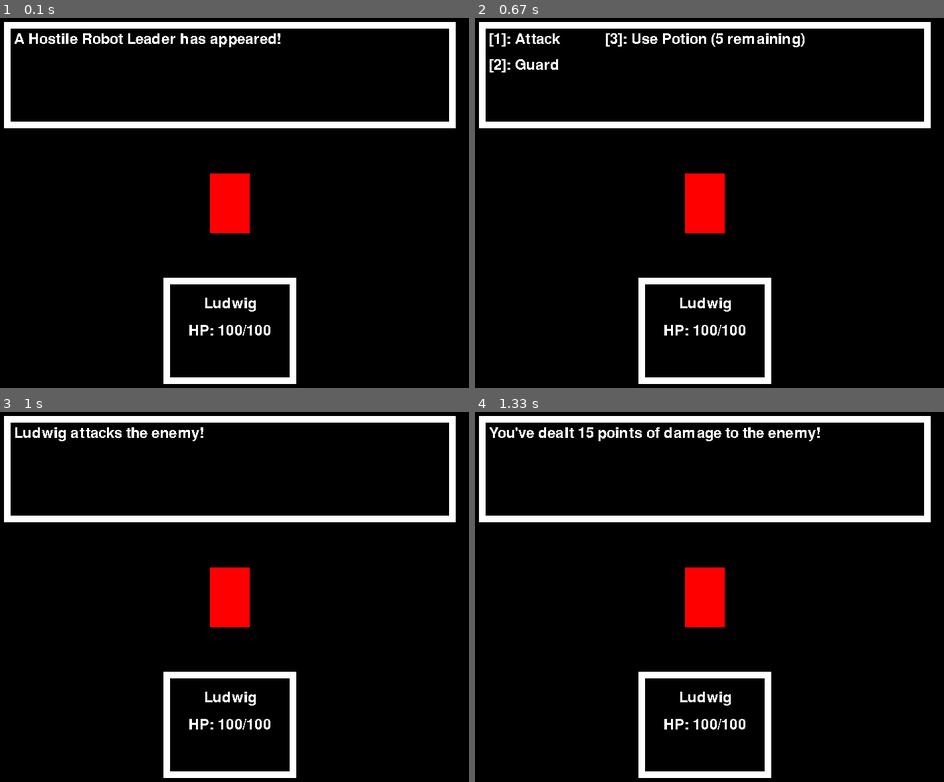
Above: before the commit, frames 1-4 (two rows, left to right).
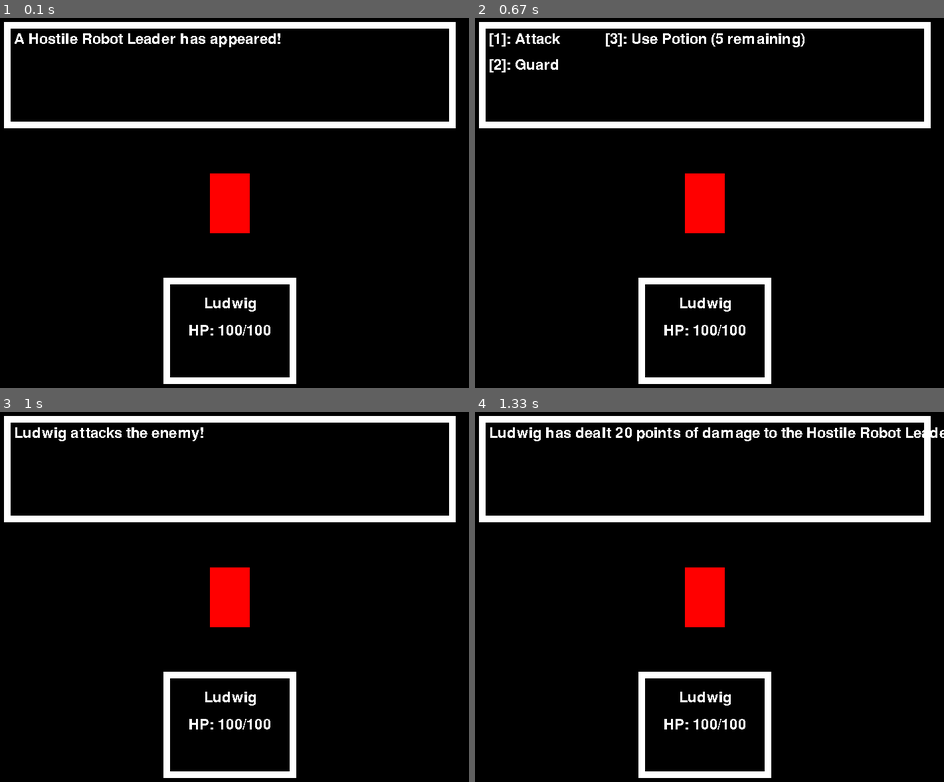
Above: after the commit, the same moments.

Repository: eduardoluis11/final-project-cs50-python
Game: pygame game, started from project.py
Two runs of this game, one before a commit and one after it. Both use one fixed random seed, a clock stepped at 60 frames per second and the inputs below.
Inputs:
- Up to frame 1 (0.1 s): no input
- Up to frame 2 (0.67 s): tap Z at 0.33 s
- Up to frame 3 (1 s): tap 1 at 0.67 s
- Up to frame 4 (1.33 s): tap Z at 1.07 s

Frames 1-3 are identical in both runs. In frame 4, 1.1% of the frame differs, in the area x 3-100%, y 4-8%.

Commit message:
Rendering Player Attack (BUGGY)
The good thing is that I’m rendering the names of the characters and the damage dealt by the player by using formatted strings and by calling the Character class by calling the “player” and “enemy” variables. The bad thing is that, if the message is too long, the message will overflow, and the user won’t be able to read the entire message.

Diff:
--- a/project.py
+++ b/project.py
@@ -229,12 +229,16 @@
 
 6) The entire loop would be repeated.
 
-
+To import the "randint" library, I need to import it form the "random" library (source: Clear Code on YouTube at
+https://youtu.be/AY9MnQ4x3zk?si=mfCvPMEh2o7MNjM0).
 """
 
 import pygame
 
 from sys import exit  # If I want to exit the game properly, I'll use sys.exit()
+
+# I will import "random" and "randomint" so that the characters do random amounts of damage based on their base attack
+from random import randint
 
 # # Class which will store the characters' Health Points and Attack Points as properties
 # class Character:
@@ -321,6 +325,9 @@
 course.)
 
 I’m properly adding and creating the main character by using the Character class by using object oriented programming.
+
+I created both the player and the enemy as global variables since I want to access the player and the enemy's
+properties in all of my functions, be it on main(), or be it in the other 3 functions that i need to create.
 """
 
 
@@ -398,6 +405,12 @@
 
 It would be a good idea to make 2 new booleans: one for keeping track if it’s your turn, and another one for keeping
 track if it’s the enemy’s turn. That will make things much easier for me.
+
+Now, I want to actually reduce the enemy’s HP by 15 when the player hits him. I don’t want to hard code a message
+without actually reducing the enemy’s hit points. Then, I will use the random library so that the player can do random
+damage between +10 and -10 points from their base attack points (i.e: that the player can do between 10 and 30 points
+of damage if their base attack points are 20).
+
 """
 
 
@@ -456,7 +469,7 @@
                             battle_message = "Ludwig attacks the enemy!"
 
                             # DEBUG: print "you attacked"
-                            print("Ludwig attacks the enemy!")
+                            print(f"{player.name} attacks the enemy!")
 
                             # This tells me that the player just selected the "attack" command
                             has_player_attacked = True
@@ -512,7 +525,8 @@
                         # If the player chose "Attack" and presses the confirmation key.
                         if has_player_attacked and event.key == pygame.K_z:
                             # This shows how much damage you've dealt to the enemy
-                            battle_message = "You've dealt 15 points of damage to the enemy!"
+                            battle_message = (f"{player.name} has dealt {player.attack_points} points of damage to "
+                                              f"the {enemy.name}!")
 
                             # Now, the enemy's turn begins. The player's turn ents
                             is_players_turn = False
